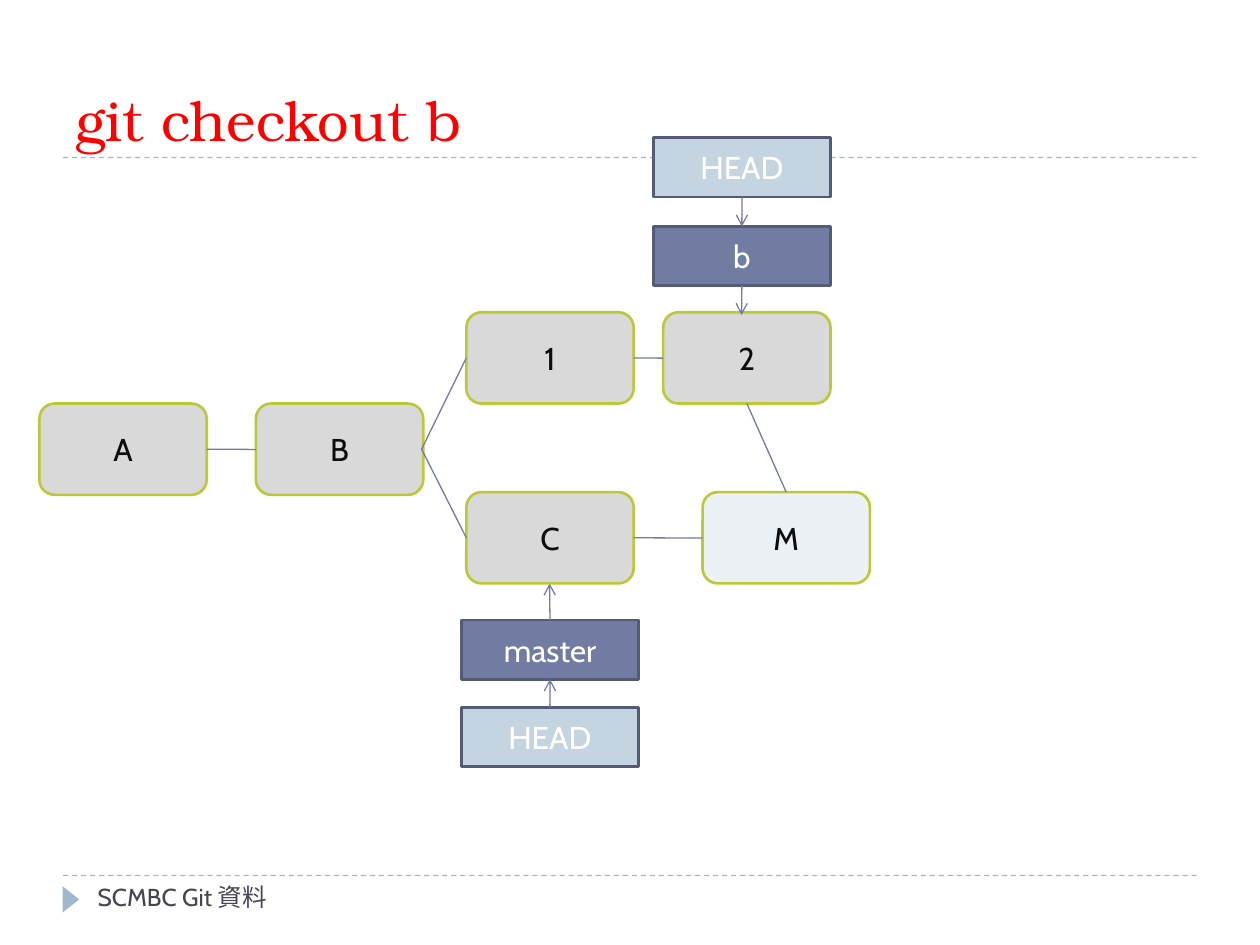
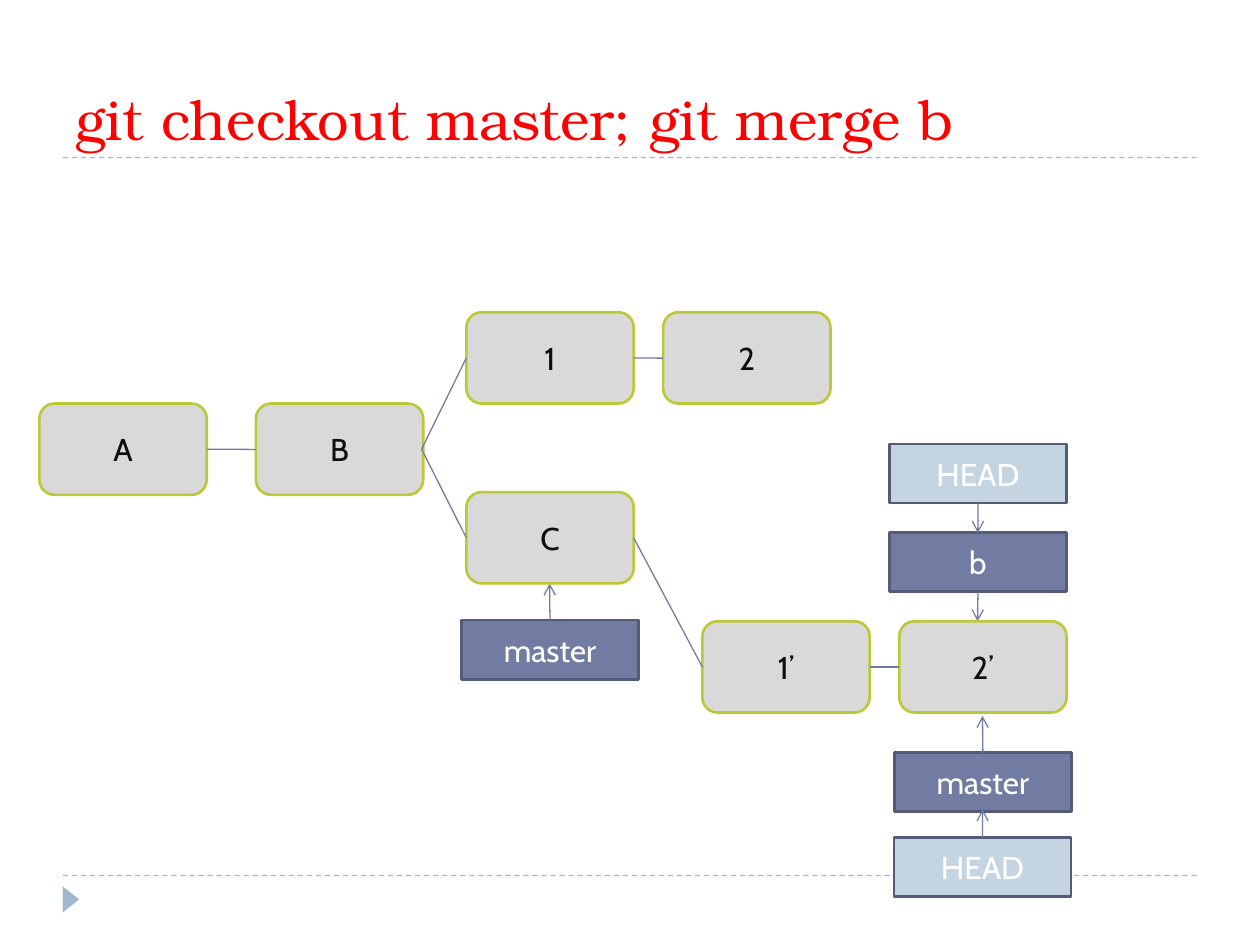
Before and after one commit to kyonmm/SCMBootCamp, a slide deck: slide 32 of git/presen/SCMBC_Git.pptx. Drawn at 1260x945 pixels with LibreOffice and Linux fonts; fonts in the diff are those of the drawing. Boxes give left, top, right and bottom in pixels: in the first picture for what was removed or moved away, otherwise in the second. Text is boxed around its words. In the diff, an @@ line names an element or a change of style, - is before the commit and + after.

Commit message:
Gitの資料を更新

```diff
--- a/git/presen/SCMBC_Git.pptx
+++ b/git/presen/SCMBC_Git.pptx
@@ title at bbox=[75, 100, 954, 154]: text changed @@
-git checkout b
+git checkout master; git merge b
@@ line removed from (747, 403) to (786, 493) @@
@@ rounded rectangle removed at bbox=[703, 493, 871, 583] @@
-M
@@ line moved from (634, 538) - (703, 538) to (634, 538) - (702, 667) @@
@@ 2 rectangles, 2 arrows: place and size @@
-2 rectangles, 2 arrows at bbox=[654, 137, 832, 315]
+2 rectangles, 2 arrows at bbox=[890, 444, 1067, 621]
@@ rounded rectangle added at bbox=[702, 621, 869, 712], fill #D9D9D9, outline #BCC838 1.5 pt, 18 pt, text #0D0D0D @@
+1’
@@ rounded rectangle added at bbox=[900, 621, 1067, 712], fill #D9D9D9, outline #BCC838 1.5 pt, 18 pt, text #0D0D0D @@
+2’
@@ line added from (869, 667) to (900, 667), #727CA3 0.75 pt @@
@@ arrow added from (983, 752) to (983, 716), #727CA3 0.75 pt @@
@@ rectangle added at bbox=[895, 752, 1072, 811], fill #727CA3, outline #545C79 1.5 pt, 18 pt, text #FFFFFF @@
+master
@@ arrow moved from (549, 707) - (551, 679) to (983, 838) - (983, 809) @@
@@ rectangle "HEAD": place and size @@
-rectangle "HEAD" at bbox=[461, 707, 639, 766]
+rectangle "HEAD" at bbox=[893, 838, 1071, 897]
@@ text removed at bbox=[98, 885, 267, 908] @@
-SCMBC Git 資料
```
Also in this commit, not shown: 32 other slides changed, 12 slides added, 9 slides removed.
